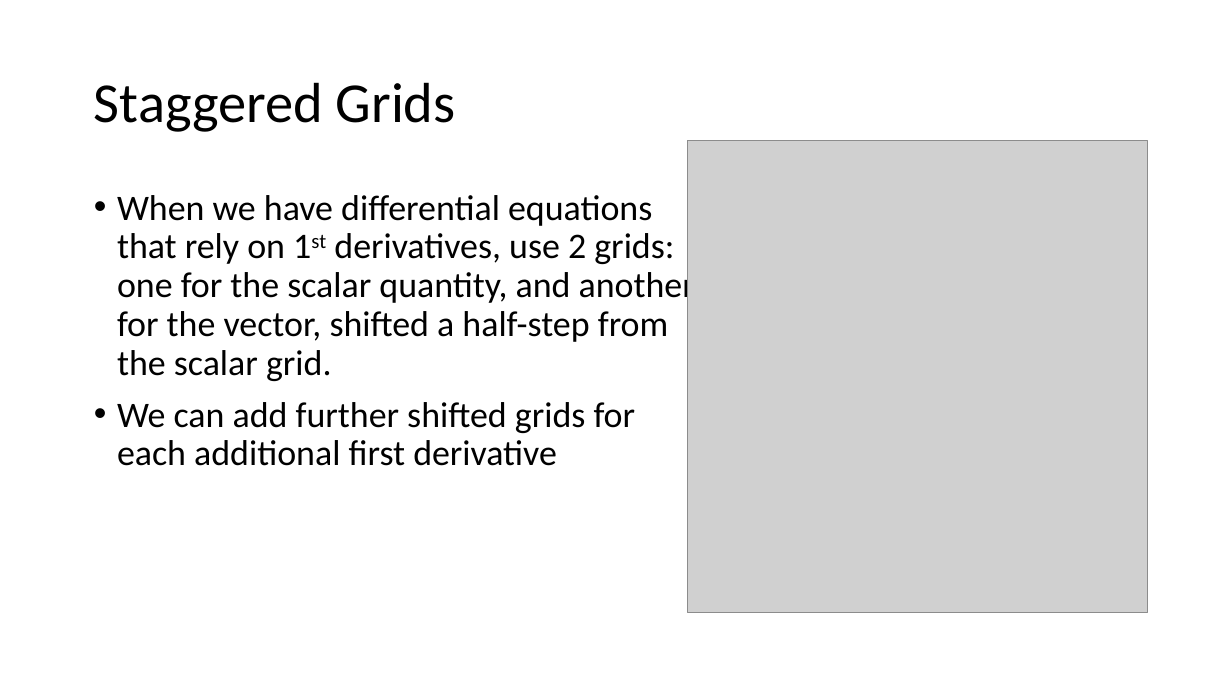
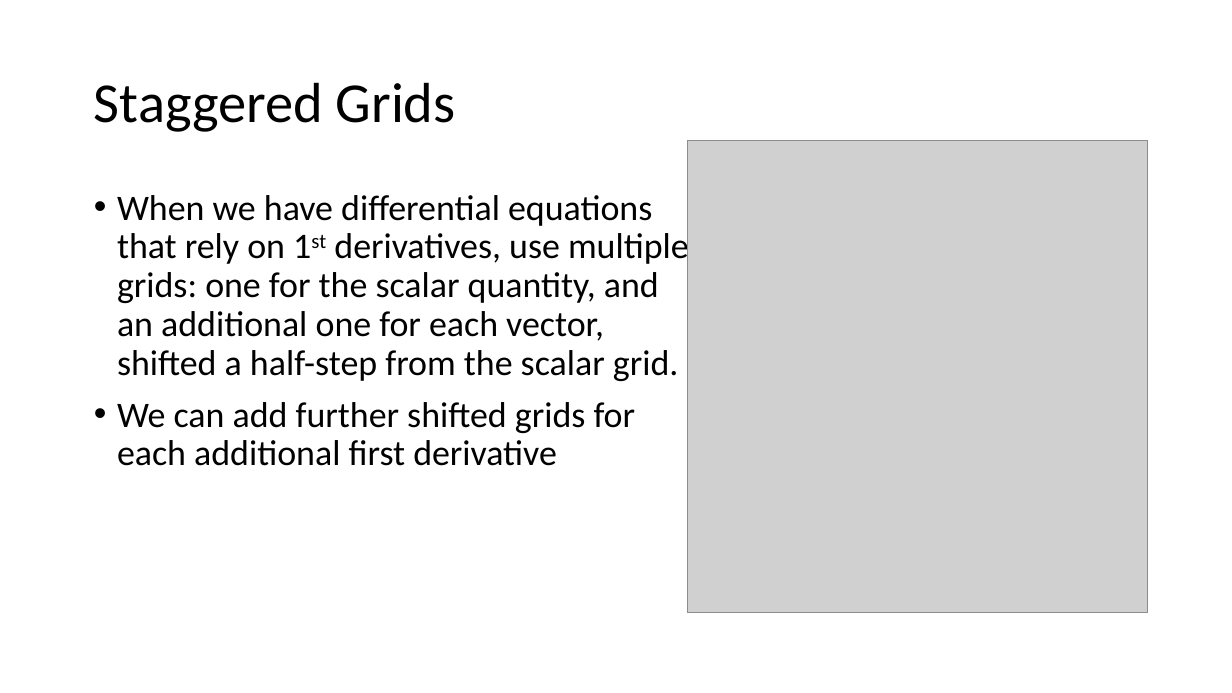
Before and after one commit to Tsintsuntsini/PHYS_581, a slide deck: slide 10 of Presentation3/Staggered Grids.pptx. Drawn at 1232x693 pixels with LibreOffice and Linux fonts; fonts in the diff are those of the drawing; grey boxes stand for pictures. Boxes give left, top, right and bottom in pixels: in the first picture for what was removed or moved away, otherwise in the second. Text is boxed around its words. In the diff, an @@ line names an element or a change of style, - is before the commit and + after.

```diff
--- a/Presentation3/Staggered Grids.pptx
+++ b/Presentation3/Staggered Grids.pptx
@@ text at <box>117,195,689,381</box>: text changed @@
-• When we have differential equations that rely on 1st derivatives, use 2 grids: one for the scalar quantity, and another for the vector, shifted a half-step from the scalar grid.
+• When we have differential equations that rely on 1st derivatives, use multiple grids: one for the scalar quantity, and an additional one for each vector, shifted a half-step from the scalar grid.
```
Also in this commit, not shown: 6 other slides changed, 8 slides added, 3 slides removed, 6 other files.
